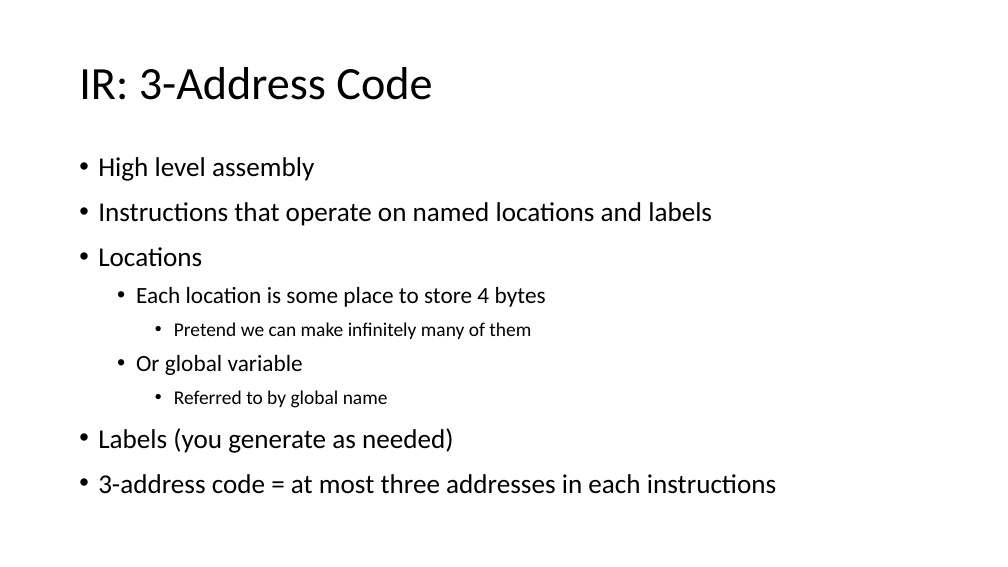
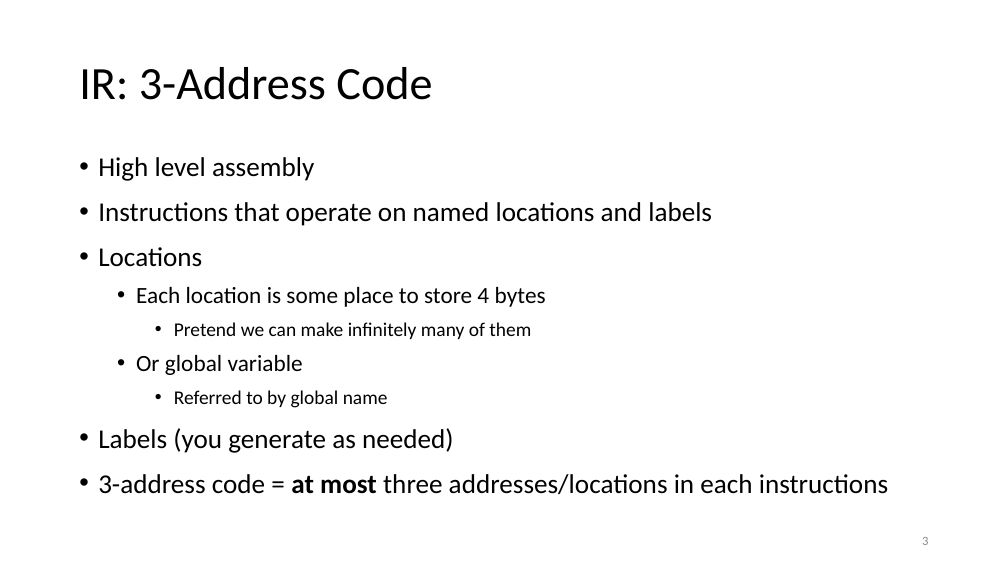
Before and after one commit to anoopsarkar/compilers-class, a slide deck: slide 3 of assets/ppt/codegen/ir.pptx. Drawn at 1008x567 pixels with LibreOffice and Linux fonts; fonts in the diff are those of the drawing. Boxes give left, top, right and bottom in pixels: in the first picture for what was removed or moved away, otherwise in the second. Text is boxed around its words. In the diff, an @@ line names an element or a change of style, - is before the commit and + after.

```diff
--- a/assets/ppt/codegen/ir.pptx
+++ b/assets/ppt/codegen/ir.pptx
@@ text at [98,474,888,494]: text changed @@
-• 3-address code = at most three addresses in each instructions
+• 3-address code = at most three addresses/locations in each instructions
@@ page number added at [922,537,928,545], 9 pt, text #8C8C8C @@
+3
```
Also in this commit, not shown: 34 other slides changed, 7 slides added, 3 slides removed, 1 other file.
